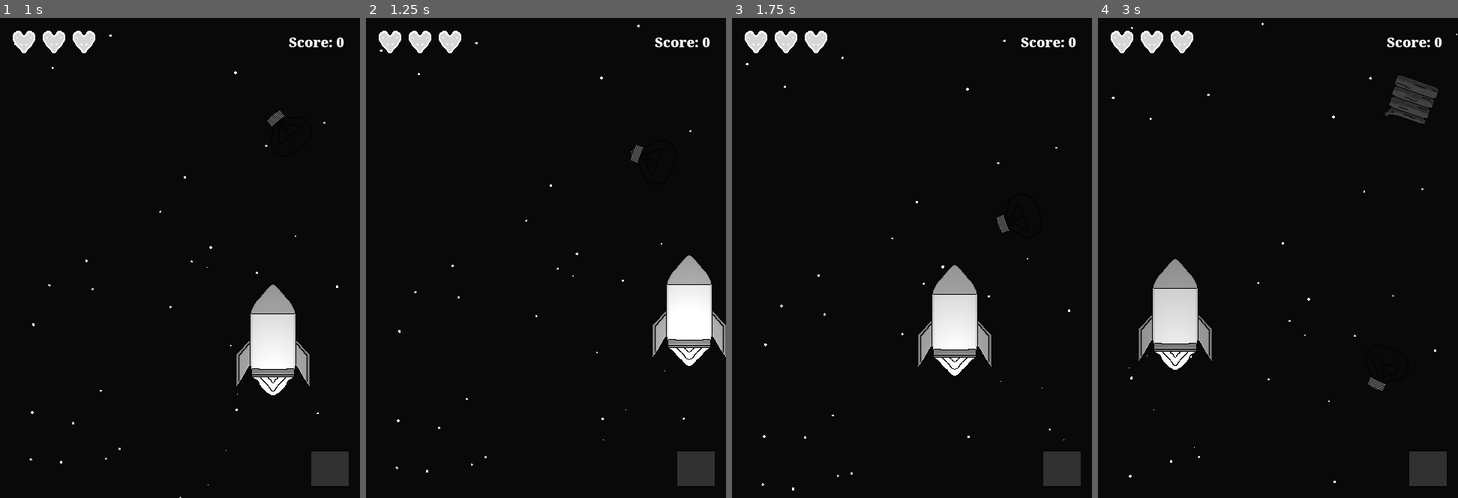
Above: before the commit, frames 1-4 (left to right).
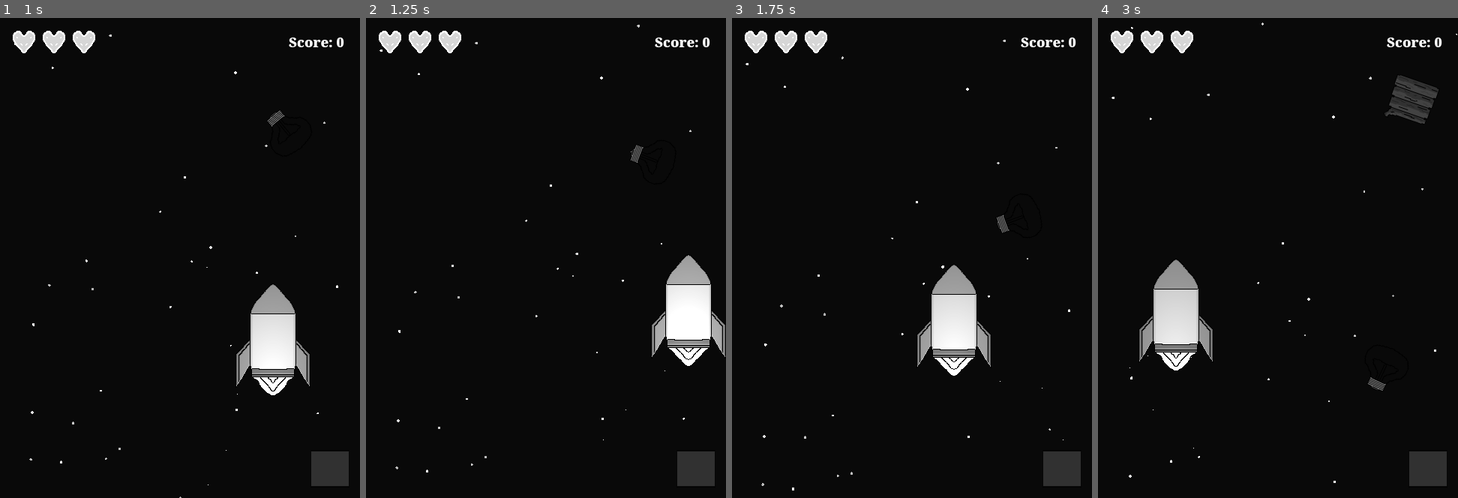
Above: after the commit, the same moments.

Repository: LazyMiB/Burnout-Pending
Game: Godot game, scene res://flow/flow.tscn
Same seed, same stepped clock (60 frames per second), same inputs: the game is played once before the commit and once after it. This scene is started directly instead of the project's main scene. Sound files missing from this copy of the repository are replaced by a short silence.
Inputs (mouse positions are in pixels of both pictures, inside the frame that each line leads up to):
- Up to frame 1 (1 s): move the mouse to (259, 234) at 0.52 s; hold Right (right) from 0.53 s (still down); tap Up (up) at 0.6, 0.77 s; click (259, 234) at 0.67 s
- Up to frame 2 (1.25 s): keep holding Right (right); tap Up (up) at 1.07 s
- Up to frame 3 (1.75 s): release Right (right) at 1.25 s; drag from (840, 282) to (894, 354) at 1.27 s
- Up to frame 4 (3 s): move the mouse to (1314, 152) at 2.02 s; hold Left (left) 2.03-2.75 s; click (1314, 152) at 2.1 s; tap Up (up) at 2.3 s; drag from (1260, 354) to (1170, 186) at 2.77 s

Frame 1 is identical in both runs. In frame 2, 0.4% of the frame differs, in the area x 79-100%, y 49-73%; in frame 3, 0.4%; in frame 4, 0.5%, in the area x 8-32%, y 50-90%.

Commit message:
fix collisions and scoring

Diff:
--- a/flow/entities/entities.gd
+++ b/flow/entities/entities.gd
@@ -37,6 +37,11 @@
 	_spawn_entity()
 	_spawn_timer.start(spawn_time)
 	_difficulty_timer.start(difficulty_time)
+	_global.on_collide.connect(_on_collide)
+
+
+func _exit_tree():
+	_global.on_collide.disconnect(_on_collide)
 
 
 func _process(_delta):
@@ -64,14 +69,6 @@
 		entity = SHIT.instantiate()
 	add_child(entity)
 	_entities.append(entity)
-	if entity.name == "Shit":
-		entity.body_entered.connect(func(_e):
-			_on_collide_to_shit(entity)
-		)
-	elif entity.name == "Lamp":
-		entity.body_entered.connect(func(_e):
-			_on_collide_to_lamp(entity)
-		)
 	var limit = _get_limit()
 	var x = randi_range(limit.min.x + size.x, limit.max.x - size.y)
 	entity.position.x = x
@@ -107,22 +104,13 @@
 		_spawn_entity()
 
 
-func _on_collide_to_shit(entity):
-	_global.on_life_decreased.emit()
-	_remove_entity(entity)
-
-
-func _on_collide_to_lamp(entity):
-	if entity.is_lighted():
-		_global.double_increase_score()
-	else:
-		_global.increase_score()
-	_remove_entity(entity)
-
-
 func _remove_entity(entity: RigidBody2D):
 	_entities.erase(entity)
 	entity.queue_free()
+
+
+func _on_collide(from, _to):
+	_remove_entity(from)
 
 
 func _on_difficulty_timer_timeout():
--- a/flow/entities/lamp.gd
+++ b/flow/entities/lamp.gd
@@ -25,11 +25,14 @@
 
 
 func _on_collide(node):
+	_global.on_collide.emit(self, node)
 	if node is CharacterBody2D:
 		if is_lighted():
 			_global.on_play_sound.emit("double_score_up", position)
+			_global.double_increase_score()
 		else:
 			_global.on_play_sound.emit("score_up", position)
+			_global.increase_score()
 	else:
 		_global.on_play_sound.emit("collide_lamp", position)
 
--- a/flow/entities/player.tscn
+++ b/flow/entities/player.tscn
@@ -64,6 +64,7 @@
 [node name="Player" type="CharacterBody2D" unique_id=871058792]
 collision_layer = 3
 collision_mask = 3
+safe_margin = 1.0
 script = ExtResource("1_adbqq")
 
 [node name="Sprite" type="AnimatedSprite2D" parent="." unique_id=605230167]
--- a/flow/entities/shit.gd
+++ b/flow/entities/shit.gd
@@ -9,5 +9,7 @@
 
 
 func _on_collide(node):
+	_global.on_collide.emit(self, node)
 	if node is CharacterBody2D:
 		_global.on_play_sound.emit("collide_player", position)
+		_global.on_life_decreased.emit()
--- a/flow/hud/lifes.gd
+++ b/flow/hud/lifes.gd
@@ -20,17 +20,18 @@
 
 
 func _on_decrease():
-	_lifes -= 1
-	if _lifes == 2:
-		_heart_3.texture = _heart_empty
-	elif _lifes == 1:
-		_heart_2.texture = _heart_empty
+	var new_lifes = _lifes - 1
+	set_deferred("_lifes", new_lifes)
+	if new_lifes == 2:
+		_heart_3.set_deferred("texture", _heart_empty)
+	elif new_lifes == 1:
+		_heart_2.set_deferred("texture", _heart_empty)
 	else:
-		_heart_1.texture = _heart_empty
-		_timer.start()
+		_heart_1.set_deferred("texture", _heart_empty)
+		_timer.call_deferred("start")
 		_global.on_died.emit()
 
 
 func _on_dead_timer_timeout():
-	_global.night = true
+	_global.set_night(true)
 	get_tree().change_scene_to_file("res://room/room.tscn")
--- a/flow/hud/score_label.gd
+++ b/flow/hud/score_label.gd
@@ -9,11 +9,11 @@
 func _ready():
 	_score_text = text
 	_on_score_changed(_global.current_score)
-	_global.on_score_increased.connect(_on_score_changed)
+	_global.on_score_changed.connect(_on_score_changed)
 
 
 func _exit_tree():
-	_global.on_score_increased.disconnect(_on_score_changed)
+	_global.on_score_changed.disconnect(_on_score_changed)
 
 
 func _on_score_changed(score):
--- a/flow/sounds.gd
+++ b/flow/sounds.gd
@@ -2,7 +2,7 @@
 
 
 @onready var _global = $"/root/Global"
-@onready var _lamp = $"CollideLamp"
+@onready var _collide = $"Collide"
 @onready var _player = $"CollidePlayer"
 @onready var _double_up = $"DoubleScoreUp"
 @onready var _up = $"ScoreUp"
@@ -12,16 +12,23 @@
 
 func _ready():
 	_global.on_play_sound.connect(_on_play)
+	_global.on_collide.connect(_on_collide)
 
 
 func _exit_tree():
 	_global.on_play_sound.disconnect(_on_play)
+	_global.on_collide.disconnect(_on_collide)
+
+
+func _on_collide(from, to):
+	if from is not CharacterBody2D and to is not CharacterBody2D:
+		_on_play("collide", from.position)
 
 
 func _on_play(sound_name, pos):
-	if sound_name == "collide_lamp":
-		_lamp.set_deferred("position", pos)
-		_lamp.call_deferred("play")
+	if sound_name == "collide":
+		_collide.set_deferred("position", pos)
+		_collide.call_deferred("play")
 	elif sound_name == "collide_player":
 		_player.set_deferred("position", pos)
 		_player.call_deferred("play")
--- a/flow/sounds.tscn
+++ b/flow/sounds.tscn
@@ -11,7 +11,7 @@
 [node name="Sounds" type="Node2D" unique_id=544841581]
 script = ExtResource("1_nr11v")
 
-[node name="CollideLamp" type="AudioStreamPlayer2D" parent="." unique_id=1635081633]
+[node name="Collide" type="AudioStreamPlayer2D" parent="." unique_id=1635081633]
 stream = ExtResource("1_unp8d")
 max_distance = 800.0
 bus = &"Sounds"
--- a/global/global.gd
+++ b/global/global.gd
@@ -11,10 +11,11 @@
 signal on_music_toggle(state)
 signal on_sounds_toggle(state)
 signal on_life_decreased()
-signal on_score_increased()
+signal on_score_changed()
 signal on_day_increased()
 signal on_died()
 signal on_play_sound()
+signal on_collide()
 
 
 func _ready():
@@ -22,35 +23,45 @@
 	on_music_toggle.connect(_on_music_toggle)
 
 
+func set_night(value):
+	set_deferred("night", value)
+
+
 func increase_day():
-	current_day += 1
-	if current_day > days:
-		days = current_day
-	on_day_increased.emit(current_day)
+	var new_day = current_day + 1
+	if new_day > days:
+		set_deferred("days", new_day)
+	set_deferred("current_day", new_day)
+	on_day_increased.emit(new_day)
+
+
+func _increase_score(doubled):
+	var new_score = current_score + (2 if doubled else 1)
+	if new_score > score:
+		set_deferred("score", new_score)
+	set_deferred("current_score", new_score)
+	on_score_changed.emit(new_score)
 
 
 func increase_score():
-	current_score += 1
-	if current_score > score:
-		score = current_score
-	on_score_increased.emit(current_score)
+	_increase_score(false)
 
 
 func double_increase_score():
-	current_score += 2
-	if current_score > score:
-		score = current_score
-	on_score_increased.emit(current_score)
+	_increase_score(true)
 
 
 func reset():
-	night = false
-	current_day = 0
-	current_score = 0
+	set_deferred("night", false)
+	set_deferred("current_score", 0)
+	set_deferred("current_day", 1)
+	if 1 > days:
+		set_deferred("days", 1)
 
 
 func reset_current_score():
-	current_score = 0
+	set_deferred("current_score", 0)
+	on_score_changed.emit(0)
 
 
 func on_button_click_sound():
--- a/room/room.gd
+++ b/room/room.gd
@@ -16,19 +16,21 @@
 	_day_text = _day.text
 	_score_text = _score.text
 	RenderingServer.set_default_clear_color(Color("#000000"))
-	_global.on_day_increased.connect(_on_day_change)
+	_global.on_day_increased.connect(_on_day_changed)
+	_global.on_score_changed.connect(_on_score_changed)
 	if _global.night:
 		_set_night()
 		_global.on_play_sound.emit("back", $"Player".position)
 	else:
 		_set_day()
 		_global.on_play_sound.emit("start", $"Player".position)
-	_update_score_label()
-	_on_day_change(_global.current_day)
+	_on_score_changed(_global.current_score)
+	_on_day_changed(_global.current_day)
 
 
 func _exit_tree():
-	_global.on_day_increased.disconnect(_on_day_change)
+	_global.on_day_increased.disconnect(_on_day_changed)
+	_global.on_score_changed.disconnect(_on_score_changed)
 
 
 func _process(_delta):
@@ -42,7 +44,6 @@
 		_global.increase_day()
 		_global.reset_current_score()
 		_set_day()
-		_update_score_label()
 		_global.on_play_sound.emit("wake_up", $"Player".position)
 
 
@@ -62,14 +63,14 @@
 	$"CanvasModulate".hide()
 
 
-func _update_score_label():
-	_score.set_deferred("text", _score_text % _global.current_score)
-
-
 func _on_pause_button_pressed():
 	get_tree().paused = true
 	$"Pause".show()
 
 
-func _on_day_change(day):
+func _on_day_changed(day):
 	_day.set_deferred("text", _day_text % day)
+
+
+func _on_score_changed(score):
+	_score.set_deferred("text", _score_text % score)
--- a/ui/main.gd
+++ b/ui/main.gd
@@ -25,7 +25,6 @@
 
 func _on_play_button_pressed():
 	_global.reset()
-	_global.increase_day()
 	_global.on_button_click_sound()
 	get_tree().change_scene_to_file("res://room/room.tscn")
 
